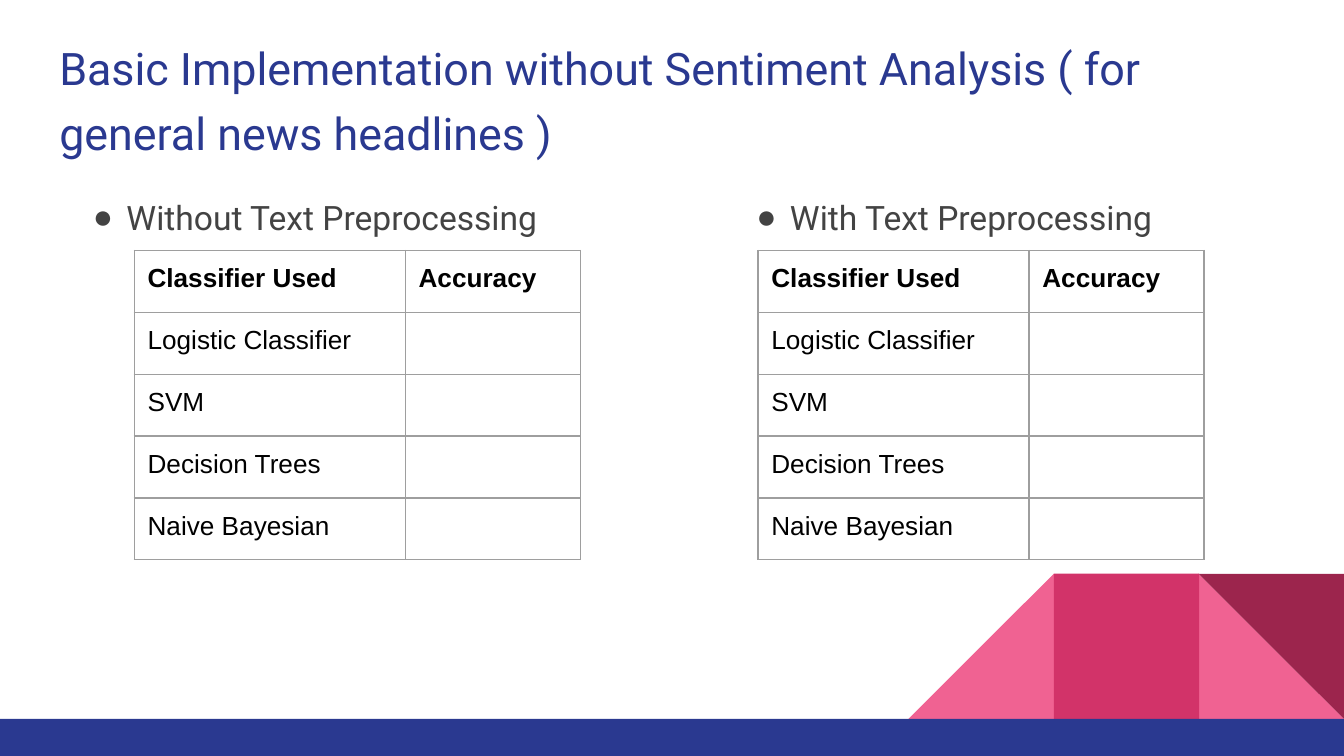
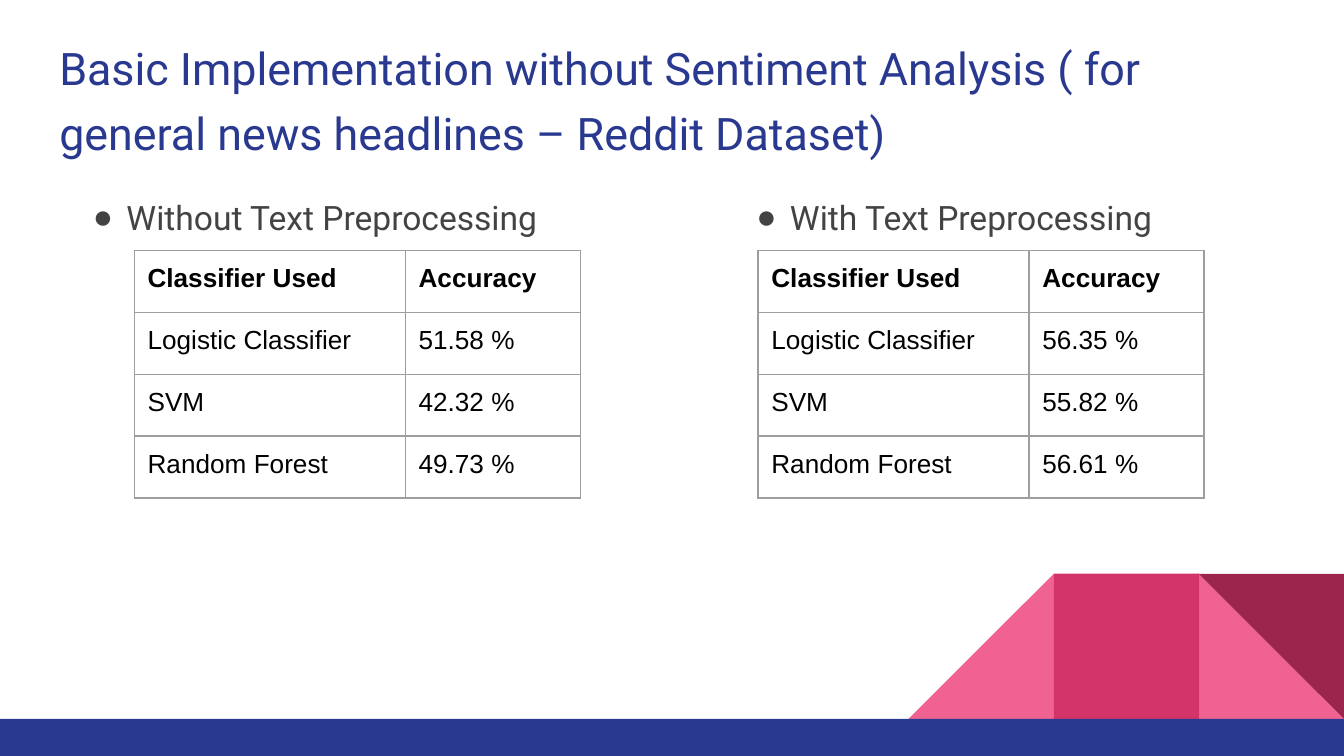
Before and after one commit to Anshul-Goyal/FY_Project, a slide deck: slide 12 of presentation/Mid_Term.pptx (slide 11 before the commit). Drawn at 1344x756 pixels with LibreOffice and Linux fonts; fonts in the diff are those of the drawing. Boxes give left, top, right and bottom in pixels: in the first picture for what was removed or moved away, otherwise in the second. Text is boxed around its words. In the diff, an @@ line names an element or a change of style, - is before the commit and + after.

Commit message:
PPT and Report - w/o Sentiment Analysis

```diff
--- a/presentation/Mid_Term.pptx
+++ b/presentation/Mid_Term.pptx
@@ title at [59, 51, 1140, 160]: text changed @@
-Basic Implementation without Sentiment Analysis ( for general news headlines )
+Basic Implementation without Sentiment Analysis ( for general news headlines – Reddit Dataset)
@@ table at [134, 250, 581, 497] @@
-row 2: Logistic Classifier | 
-row 3: SVM | 
-row 4: Decision Trees | 
-row 5: Naive Bayesian | 
+row 2: Logistic Classifier | 51.58 %
+row 3: SVM | 42.32 %
+row 4: Random Forest | 49.73 %
@@ table at [758, 250, 1204, 497] @@
-row 2: Logistic Classifier | 
-row 3: SVM | 
-row 4: Decision Trees | 
-row 5: Naive Bayesian | 
+row 2: Logistic Classifier | 56.35 %
+row 3: SVM | 55.82 %
+row 4: Random Forest | 56.61 %
```
Also in this commit, not shown: 4 other slides changed, 1 slide added, 5 other files.
